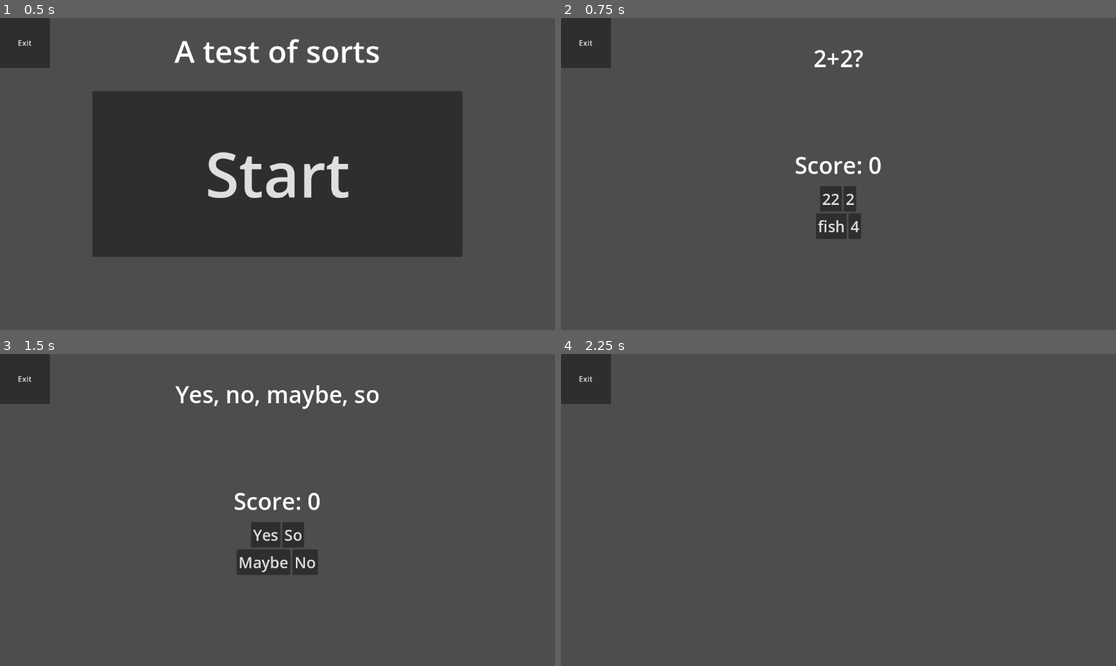
Above: before the commit, frames 1-4 (two rows, left to right).
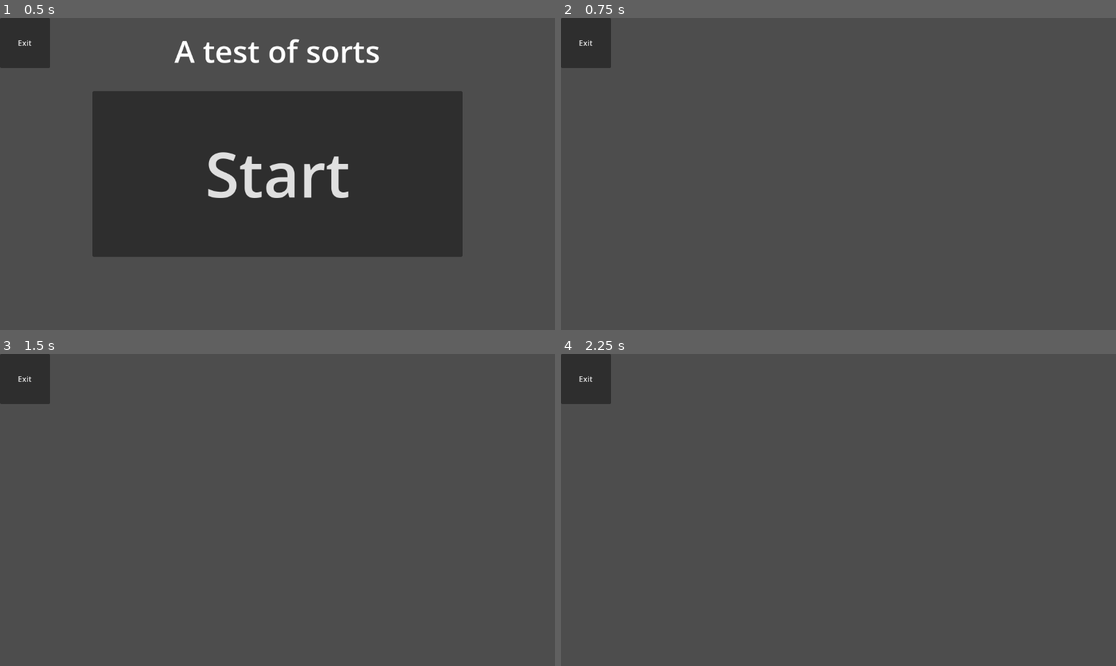
Above: after the commit, the same moments.

Repository: V3AI-Seven/processing-assignments-10
Game: Godot game, scene res://scenes/projects/test.tscn
Two runs of this game, one before a commit and one after it. Both use one fixed random seed, a clock stepped at 60 frames per second and the inputs below. This scene is started directly instead of the project's main scene.
Inputs (mouse positions are in pixels of both pictures, inside the frame that each line leads up to):
- Up to frame 1 (0.5 s): no input
- Up to frame 2 (0.75 s): click "Start" at 0.5 s
- Up to frame 3 (1.5 s): click (271, 534) at 1.25 s, where only the run before the commit has a clickable "22"
- Up to frame 4 (2.25 s): click (827, 534) at 2 s, where only the run before the commit has a clickable "Yes"

Frame 1 is identical in both runs. In frame 2, 1.6% of the frame differs, in the area x 42-58%, y 10-71%; in frame 3, 2.8%, in the area x 31-69%, y 10-71%; in frame 4, nothing differs.
Error after the commit: Parse Error: Too few arguments for "generate_question()" call. Expected at least 3 but received 1. (res://scripts/Test/question.gd:58)

Commit message:
more questions work

Diff:
--- a/scenes/projects/test.tscn
+++ b/scenes/projects/test.tscn
@@ -211,6 +211,11 @@
 position = Vector2(324, 256)
 stream = ExtResource("7_0ltnd")
 
+[node name="FinishScreen" type="Control" parent="."]
+anchors_preset = 0
+offset_right = 40.0
+offset_bottom = 40.0
+
 [connection signal="start_test" from="TitleScreen" to="TemplateQuestion" method="start"]
 [connection signal="pressed" from="TitleScreen/StartButton" to="TitleScreen" method="start"]
 [connection signal="score_change" from="TemplateQuestion" to="TemplateQuestion/Score" method="update_score"]
--- a/scripts/Test/question.gd
+++ b/scripts/Test/question.gd
@@ -51,7 +51,11 @@
 
 	match current_question:
 		2:
-			generate_question("Yes, no, maybe, so",["Yes","So","Maybe","No"], 2)
+			generate_question("Yes, no, maybe, so",["Yes","No","Maybe","So"], 4) #Annoying question
+		3:
+			generate_question("What is the answer to Life, The Universe, and Everything?", ["No", "42", "24", "Probably"],2) #Question about a great book
+		4:
+			generate_question("")
 
 func question_correct() -> void:
 	score += 1
@@ -64,6 +68,8 @@
 	$Success.play()
 
 func question_incorrect() -> void:
+	print("Question Incorrect!")
+
 	buttons.visible = false
 	visible = false
 	$Failure.play()
Not shown, added: export_presets.cfg
